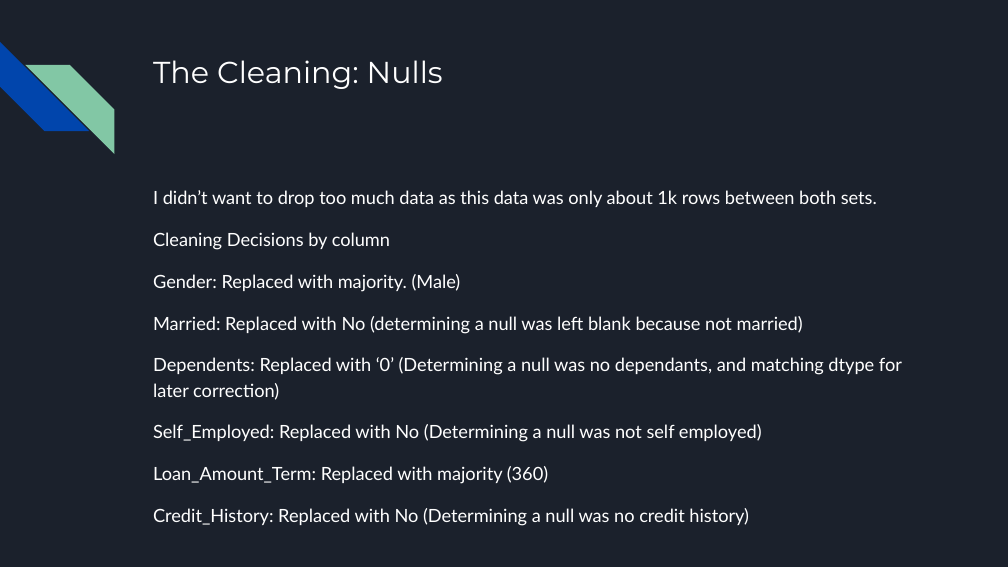
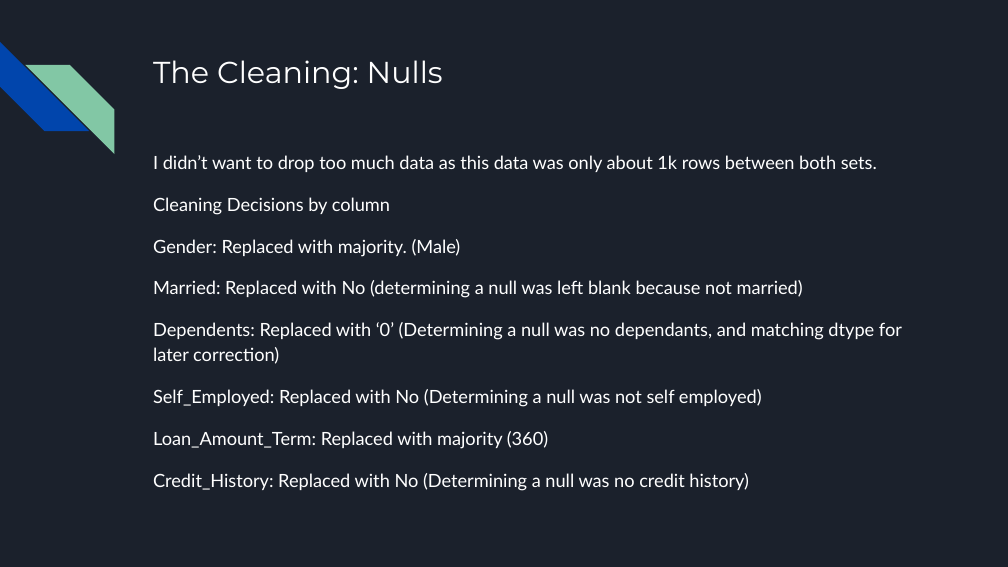
Before and after one commit to L-Dibble/Project_2_Loan_Prediction, a slide deck: slide 5 of Project_2_Loan_Determination.pptx (slide 4 before the commit). Drawn at 1008x567 pixels with LibreOffice and Linux fonts; fonts in the diff are those of the drawing. Boxes give left, top, right and bottom in pixels: in the first picture for what was removed or moved away, otherwise in the second. Text is boxed around its words. In the diff, an @@ line names an element or a change of style, - is before the commit and + after.

```diff
--- a/Project_2_Loan_Determination.pptx
+++ b/Project_2_Loan_Determination.pptx
@@ text "I didn’t want to drop ...": place and size @@
-text "I didn’t want to drop ..." at (153, 190, 902, 526)
+text "I didn’t want to drop ..." at (153, 155, 902, 491)
```
Also in this commit, not shown: 2 other slides changed, 1 slide added.
